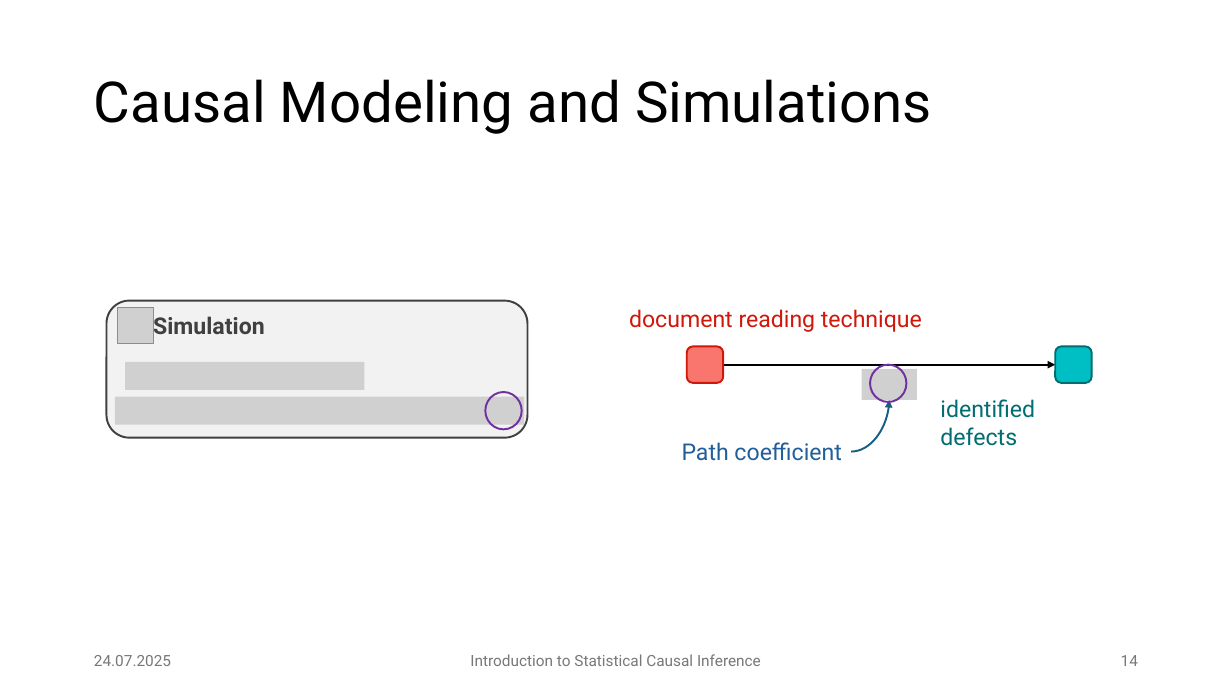
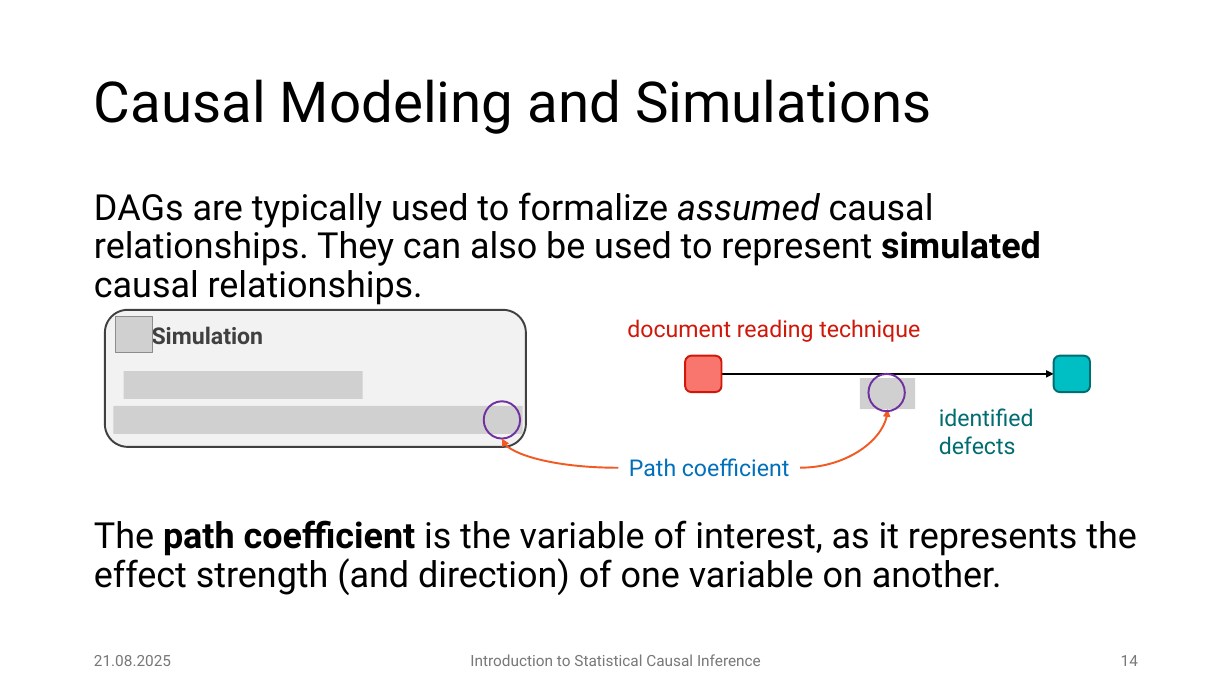
Before and after one commit to JulianFrattini/bda4sci, a slide deck: slide 14 of version2/slides/intro-sci.pptx. Drawn at 1232x693 pixels with LibreOffice and Linux fonts; fonts in the diff are those of the drawing; grey boxes stand for pictures. Boxes give left, top, right and bottom in pixels: in the first picture for what was removed or moved away, otherwise in the second. Text is boxed around its words. In the diff, an @@ line names an element or a change of style, - is before the commit and + after.

```diff
--- a/version2/slides/intro-sci.pptx
+++ b/version2/slides/intro-sci.pptx
@@ text added at [94,192,1041,305], 28 pt, text #000000 @@
+DAGs are typically used to formalize assumed causal relationships. They can also be used to represent simulated causal relationships.
@@ 4 pictures, 3 rounded rectangles, 2 texts, 2 ellipses, 1 arrow: place and size @@
-4 pictures, 3 rounded rectangles, 2 texts, 2 ellipses, 1 arrow at [106,300,1092,446]
+4 pictures, 3 rounded rectangles, 2 texts, 2 ellipses, 1 arrow at [104,310,1090,455]
@@ curved arrow moved from (851, 452) - (889, 400) to (800, 468) - (888, 409) @@
@@ curved arrow (800, 468) - (888, 409): stroke #156082 1.5 pt to #F15A22 1.5 pt @@
@@ curved arrow added from (618, 468) to (502, 439), #F15A22 1.5 pt @@
@@ text "Path coefficient": place and size @@
-text "Path coefficient" at [682,442,841,461]
+text "Path coefficient" at [629,458,789,477]
@@ text "Path coefficient" at [629,458,789,477]: text colour #215F9A to #0070BC; alignment right to centre @@
@@ text added at [94,520,1137,595], 28 pt, text #000000 @@
+The path coefficient is the variable of interest, as it represents the effect strength (and direction) of one variable on another.
@@ text at [94,655,171,666]: text changed @@
-24.07.2025
+21.08.2025
```
Also in this commit, not shown: 42 other slides changed, 6 slides added, 3 slides removed, 3 other files.
